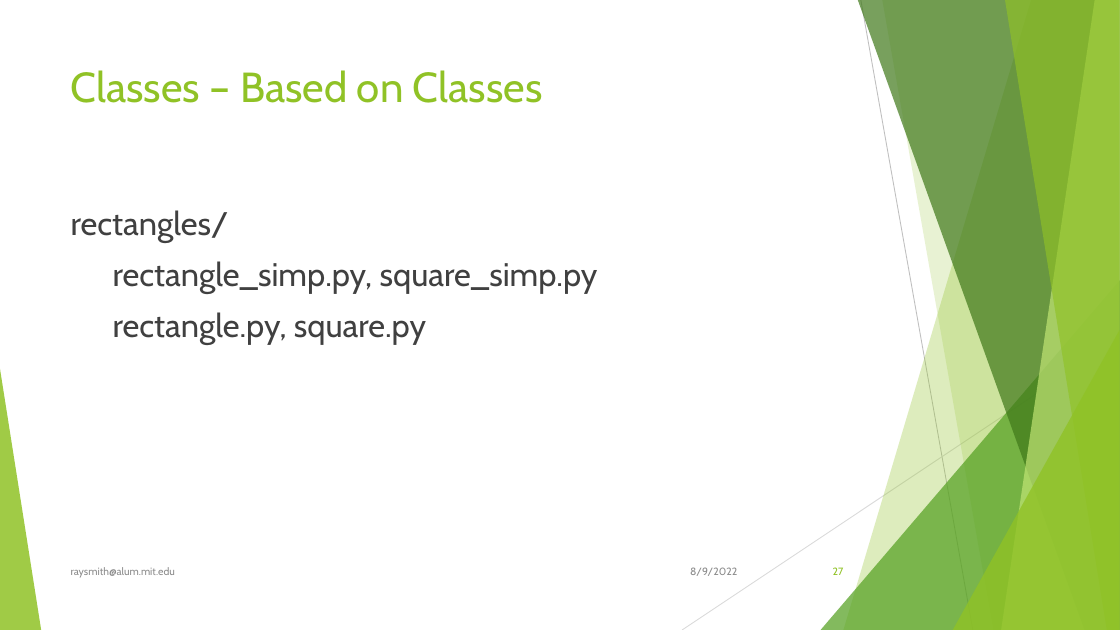
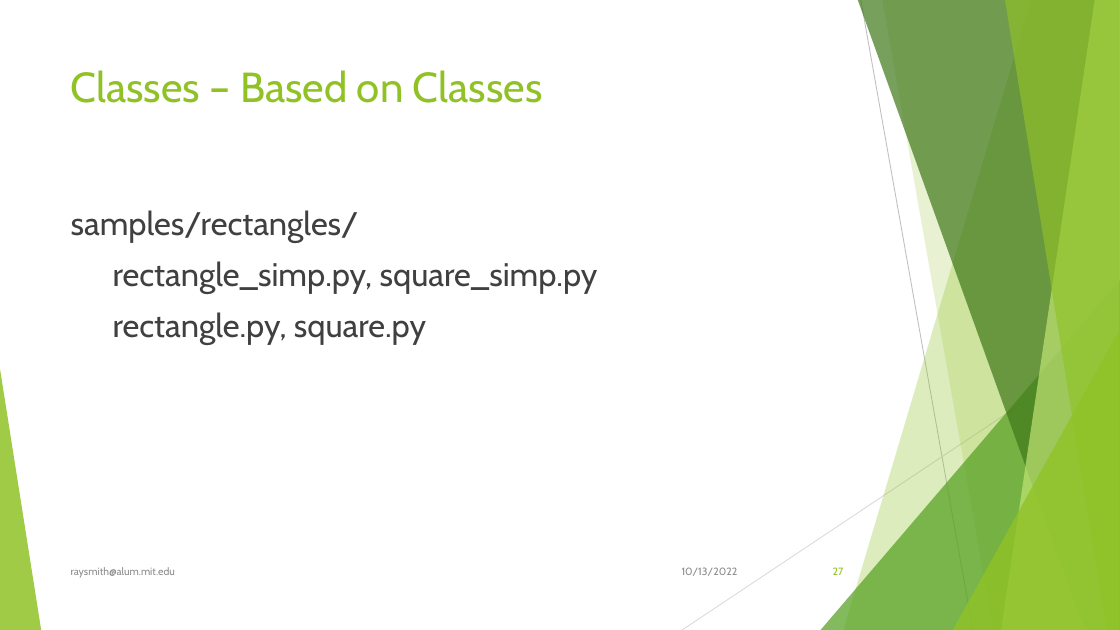
Before and after one commit to raysmith619/Introduction-To-Programming, a slide deck: slide 27 of presentation/Class_5_Classes/Class_5_Classes.pptx. Drawn at 1120x630 pixels with LibreOffice and Linux fonts; fonts in the diff are those of the drawing. Boxes give left, top, right and bottom in pixels: in the first picture for what was removed or moved away, otherwise in the second. Text is boxed around its words. In the diff, an @@ line names an element or a change of style, - is before the commit and + after.

Commit message:
Update based on Sept 2022 class

```diff
--- a/presentation/Class_5_Classes/Class_5_Classes.pptx
+++ b/presentation/Class_5_Classes/Class_5_Classes.pptx
@@ text at [71,210,359,243]: text changed @@
-rectangles/
+samples/rectangles/
@@ text at [682,567,738,576]: text changed @@
-8/9/2022
+10/13/2022
```
Also in this commit, not shown: 28 other slides changed, 1 other file.
